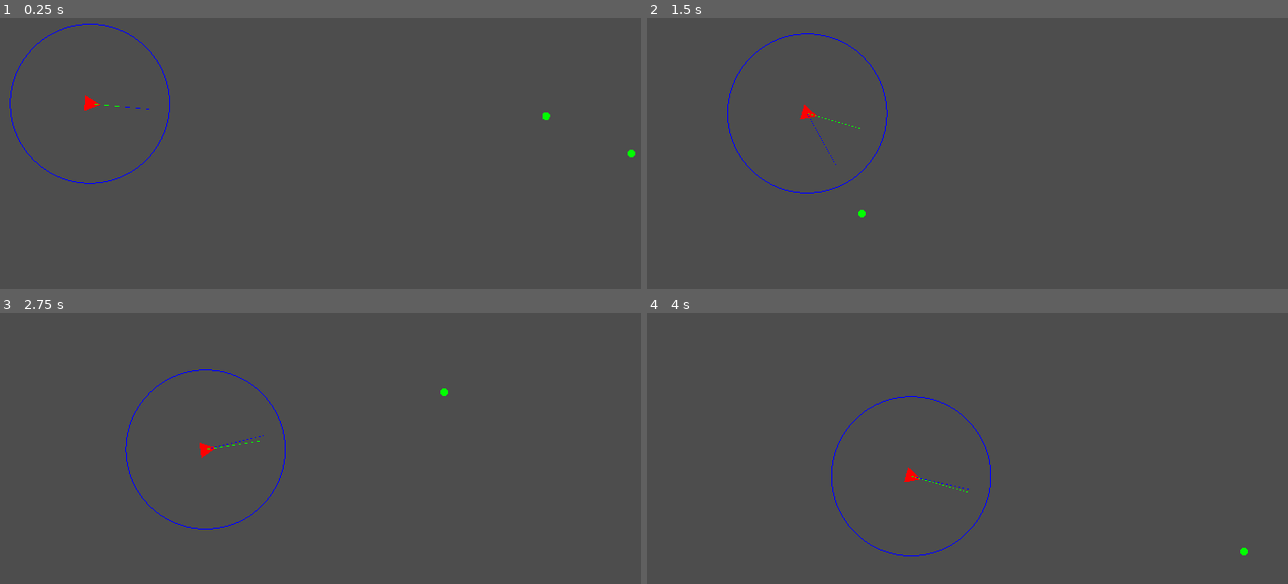
Above: before the commit, frames 1-4 (two rows, left to right).
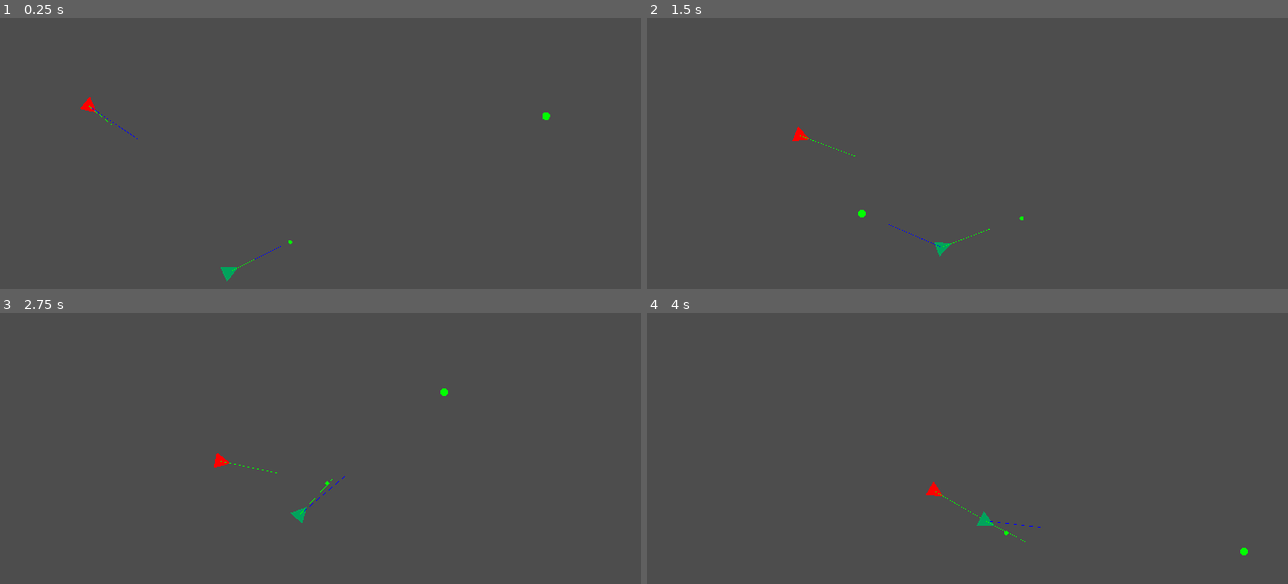
Above: after the commit, the same moments.

Repository: SomeLazyGuy/steering-behaviors-godot-4
Game: Godot game, scene res://main.tscn
Two runs of this game, one before a commit and one after it. Both use one fixed random seed, a clock stepped at 60 frames per second and the inputs below.
Inputs (mouse positions are in pixels of both pictures, inside the frame that each line leads up to):
- Up to frame 1 (0.25 s): no input
- Up to frame 2 (1.5 s): move the mouse to (1185, 169) at 0.52 s; click (1185, 169) at 0.67 s; move the mouse to (864, 213) at 1.27 s; click (864, 213) at 1.42 s
- Up to frame 3 (2.75 s): move the mouse to (442, 391) at 2.02 s; click (442, 391) at 2.17 s
- Up to frame 4 (4 s): move the mouse to (973, 573) at 2.77 s; click (973, 573) at 2.92 s; move the mouse to (1243, 551) at 3.52 s; click (1243, 551) at 3.67 s

The runs differ from the first frame. In frame 1, 0.5% of the frame differs, in the area x 1-100%, y 2-98%; in frame 2, 0.5%, in the area x 12-59%, y 5-89%; in frame 3, 0.5%; in frame 4, 0.5%.

Commit message:
add pursuit

Diff:
--- a/main.tscn
+++ b/main.tscn
@@ -20,16 +20,29 @@
 max_turn_rate = 5.0
 _get_automatically = true
 
-[node name="SteeringBehavior" type="Node2D" parent="Vehicle" node_paths=PackedStringArray("target")]
+[node name="SteeringBehavior" type="Node2D" parent="Vehicle" node_paths=PackedStringArray("target_node")]
 script = ExtResource("3_lc757")
-target = NodePath("../../Target")
-/type = 1
-/flee/panic_radius = 200.0
-/flee/show_panic_radius = true
+target_node = NodePath("../../Vehicle2")
+/type = 3
+/pursuit/show_predicted_position = true
 
-[node name="SteeringBehavior2" type="Node2D" parent="Vehicle" node_paths=PackedStringArray("target")]
+[node name="Vehicle2" type="Node2D" parent="."]
+position = Vector2(601, 747)
+script = ExtResource("1_kqnlq")
+width = 20.0
+height = 40.0
+color = Color(0, 0.639216, 0.360784, 1)
+show_velocity = true
+show_desired_velocity = true
+mass = 1.0
+max_speed = 150.0
+max_force = 5.0
+max_turn_rate = 5.0
+_get_automatically = true
+
+[node name="SteeringBehavior" type="Node2D" parent="Vehicle2" node_paths=PackedStringArray("target_node")]
 script = ExtResource("3_lc757")
-target = NodePath("../../Target2")
+target_node = NodePath("../../Target")
 /type = 0
 
 [node name="Target" type="Node2D" parent="."]
@@ -37,9 +50,3 @@
 script = ExtResource("2_bscpj")
 radius = 10.0
 color = Color(0, 1, 0, 1)
-
-[node name="Target2" type="Node2D" parent="."]
-position = Vector2(1622, 444)
-script = ExtResource("2_bscpj")
-radius = 10.0
-color = Color(0, 1, 0, 1)
--- a/steering_behaviors/steering_behavior.gd
+++ b/steering_behaviors/steering_behavior.gd
@@ -6,6 +6,7 @@
 	SEEK,
 	FLEE,
 	ARRIVE,
+	PURSUIT,
 }
 
 enum Deceleration {
@@ -15,20 +16,23 @@
 }
 
 ## Target the agent will use for force calculations
-@export var target: Node2D;
+@export var target_node: Node2D;
 
 var _type: SteeringBehaviorType;
+
+# flee
+var _panic_radius: float;
+var _show_panic_radius: bool;
+
+# arrive
 var _deceleration: Deceleration;
 var _deceleration_tweeker: float = 0.3;
-var _panic_radius: float;
-var _show_panic_radius: bool;
+
+# pursuit
+var _predicted_position: Vector2;
+var _show_predicted_position: bool;
 
 @onready var _vehicle: Vehicle = get_parent();
-
-func _draw() -> void:
-	if _show_panic_radius:
-		draw_arc(Vector2.ZERO, _panic_radius, 0, 2 * PI, 360, Color(0, 0, 1, 1));
-
 
 func _get(property: StringName):
 	if property == "/type":
@@ -45,6 +49,9 @@
 
 	if property == "/arrive/deceleration_tweeker":
 		return _deceleration_tweeker;
+
+	if property == "/pursuit/show_predicted_position":
+		return _show_predicted_position;
 
 
 func _set(property: StringName, value: Variant) -> bool:
@@ -63,6 +70,9 @@
 
 	if property == "/arrive/deceleration_tweeker":
 		_deceleration_tweeker = value;
+
+	if property == "/pursuit/show_predicted_position":
+		_show_predicted_position = value;
 
 	return true
 
@@ -102,36 +112,54 @@
 			"type": TYPE_FLOAT,
 		})
 
+	if _type == SteeringBehaviorType.PURSUIT:
+		property_list.append({
+			"name": "/pursuit/show_predicted_position",
+			"type": TYPE_BOOL,
+		})
+
 	return property_list
 
 
-func get_show_panic_radius() -> bool:
-	return _show_panic_radius;
+func _draw() -> void:
+	if _show_panic_radius:
+		draw_arc(Vector2.ZERO, _panic_radius, 0, 2 * PI, 360, Color(0, 0, 1, 1));
+
+	if _show_predicted_position:
+		draw_circle(to_local(_predicted_position), 5, Color(0, 1, 0, 1));
+
+
+func _process(_delta: float) -> void:
+	if _show_panic_radius || _show_predicted_position:
+		queue_redraw();
 
 
 func calculate() -> Vector2:
 	match _type:
 		SteeringBehaviorType.SEEK:
-			return _seek();
+			return _seek(target_node.position);
 
 		SteeringBehaviorType.FLEE:
-			return _flee();
+			return _flee(target_node.position);
 
 		SteeringBehaviorType.ARRIVE:
-			return _arrive();
+			return _arrive(target_node.position);
+
+		SteeringBehaviorType.PURSUIT:
+			return _pursuit(target_node.position);
 
 		_:
 			return Vector2.ZERO;
 
 
-func _seek() -> Vector2:
-	var _desired_velocity: Vector2 = _vehicle.position.direction_to(target.position) * _vehicle.max_speed;
+func _seek(target: Vector2) -> Vector2:
+	var _desired_velocity: Vector2 = _vehicle.position.direction_to(target) * _vehicle.max_speed;
 	_vehicle.desired_velocity += _desired_velocity;
 	return _desired_velocity - _vehicle.velocity;
 
 
-func _flee() -> Vector2:
-	var _to_target: Vector2 = _vehicle.position - target.position;
+func _flee(target: Vector2) -> Vector2:
+	var _to_target: Vector2 = _vehicle.position - target;
 	var _distance: float = _to_target.length();
 
 	if _distance < _panic_radius || _panic_radius < 0:
@@ -142,8 +170,8 @@
 	return Vector2.ZERO;
 
 
-func _arrive() -> Vector2:
-	var _to_target: Vector2 = target.position - _vehicle.position;
+func _arrive(target: Vector2) -> Vector2:
+	var _to_target: Vector2 = target - _vehicle.position;
 	var _distance: float = _to_target.length();
 
 	if _distance > 0:
@@ -156,3 +184,19 @@
 		return _desired_velocity - _vehicle.velocity;
 
 	return Vector2.ZERO;
+
+
+func _pursuit(target: Vector2) -> Vector2:
+	if !(target_node is Vehicle):
+		return _seek(target);
+
+	var _to_target: Vector2 = target - _vehicle.position;
+	var _relative_heading: float = _vehicle._heading.dot(target_node._heading);
+
+	if _to_target.dot(_vehicle._heading) > 0 && _relative_heading < -0.95:
+		return _seek(target);
+
+	var _look_ahead_time: float = _to_target.length() / (_vehicle.max_speed + target_node.velocity.length());
+	_predicted_position = target + target_node.velocity * _look_ahead_time;
+
+	return _seek(_predicted_position);
